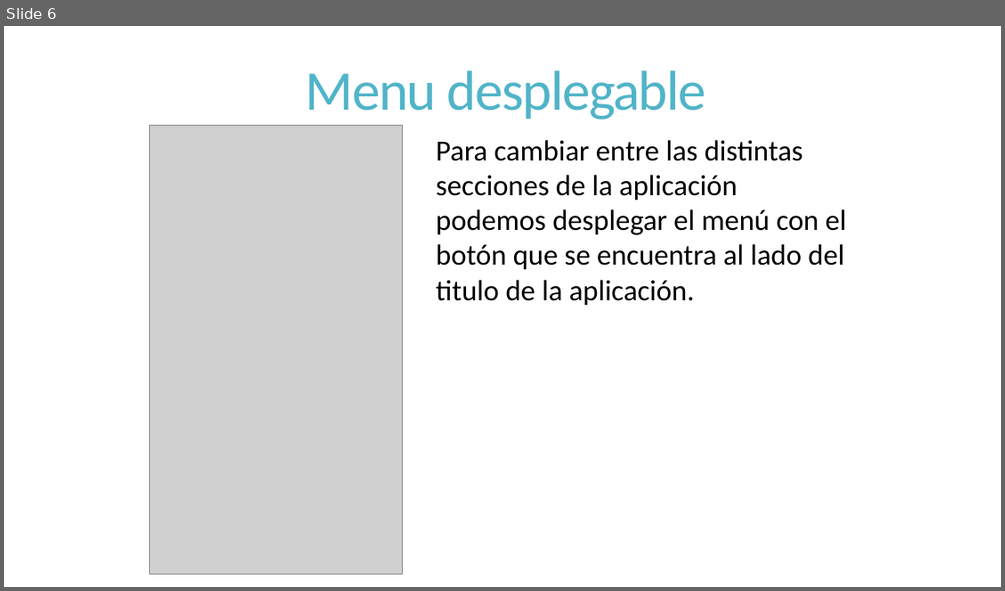
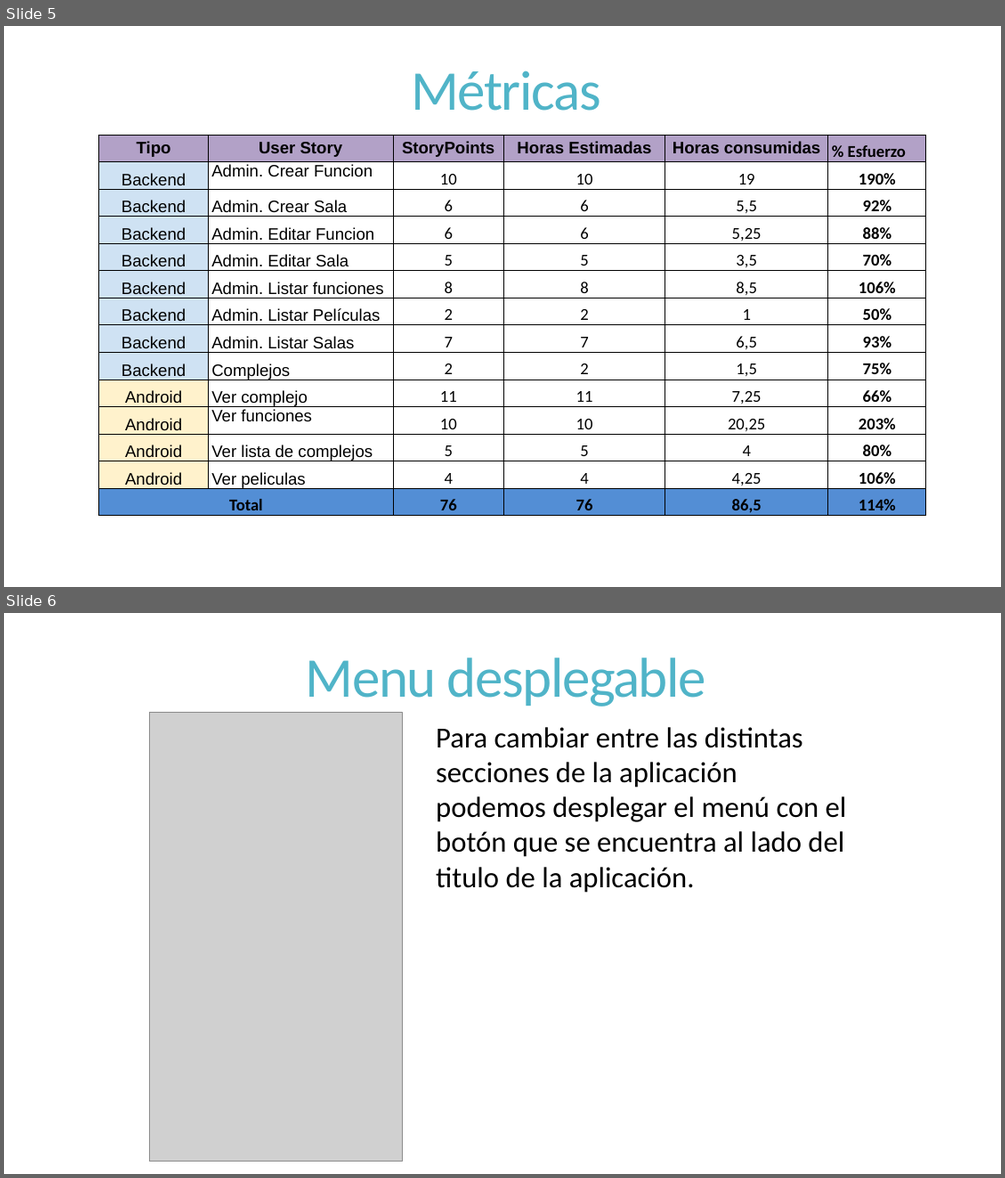
Before and after one commit to dschenkelman/a-malazan-wolvering, a slide deck: docs/Reuniones/Sprint 3/Reunion Formal 20131021/Reunion Formal.pptx. Shown one above the other, each under a label of ours: slide 6 before the commit, slides 5 and 6 after it. The pictures are 1005x591 and 1005x1178 pixels, drawn with LibreOffice and Linux fonts; fonts in the diff are those of the drawing; grey boxes stand for pictures. Boxes give left, top, right and bottom in pixels: in the first picture for what was removed or moved away, otherwise in the second. Text is boxed around its words. In the diff, an @@ line names an element or a change of style, - is before the commit and + after.

```diff
--- a/docs/Reuniones/Sprint 3/Reunion Formal 20131021/Reunion Formal.pptx
+++ b/docs/Reuniones/Sprint 3/Reunion Formal 20131021/Reunion Formal.pptx
@@ slide 5 added at box(4, 26, 1001, 587), background #FFFFFF @@
@@ title added at box(411, 70, 601, 111), 54 pt, text #50B4C8 @@
+Métricas
@@ table added at box(99, 135, 926, 519), 14 rows, 6 columns @@
+Tipo | User Story | StoryPoints | Horas Estimadas | Horas consumidas | % Esfuerzo
+Backend | Admin. Crear Funcion | 10 | 10 | 19 | 190%
+Backend | Admin. Crear Sala | 6 | 6 | 5,5 | 92%
+Backend | Admin. Editar Funcion | 6 | 6 | 5,25 | 88%
+Backend | Admin. Editar Sala | 5 | 5 | 3,5 | 70%
+Backend | Admin. Listar funciones | 8 | 8 | 8,5 | 106%
+Backend | Admin. Listar Películas | 2 | 2 | 1 | 50%
+Backend | Admin. Listar Salas | 7 | 7 | 6,5 | 93%
+Backend | Complejos | 2 | 2 | 1,5 | 75%
+Android | Ver complejo | 11 | 11 | 7,25 | 66%
+Android | Ver funciones | 10 | 10 | 20,25 | 203%
+Android | Ver lista de complejos | 5 | 5 | 4 | 80%
+Android | Ver peliculas | 4 | 4 | 4,25 | 106%
+Total |  | 76 | 76 | 86,5 | 114%
```
Also in this commit, not shown: 1 slide changed, 4 other slides added, 3 slides removed, 3 other files.
